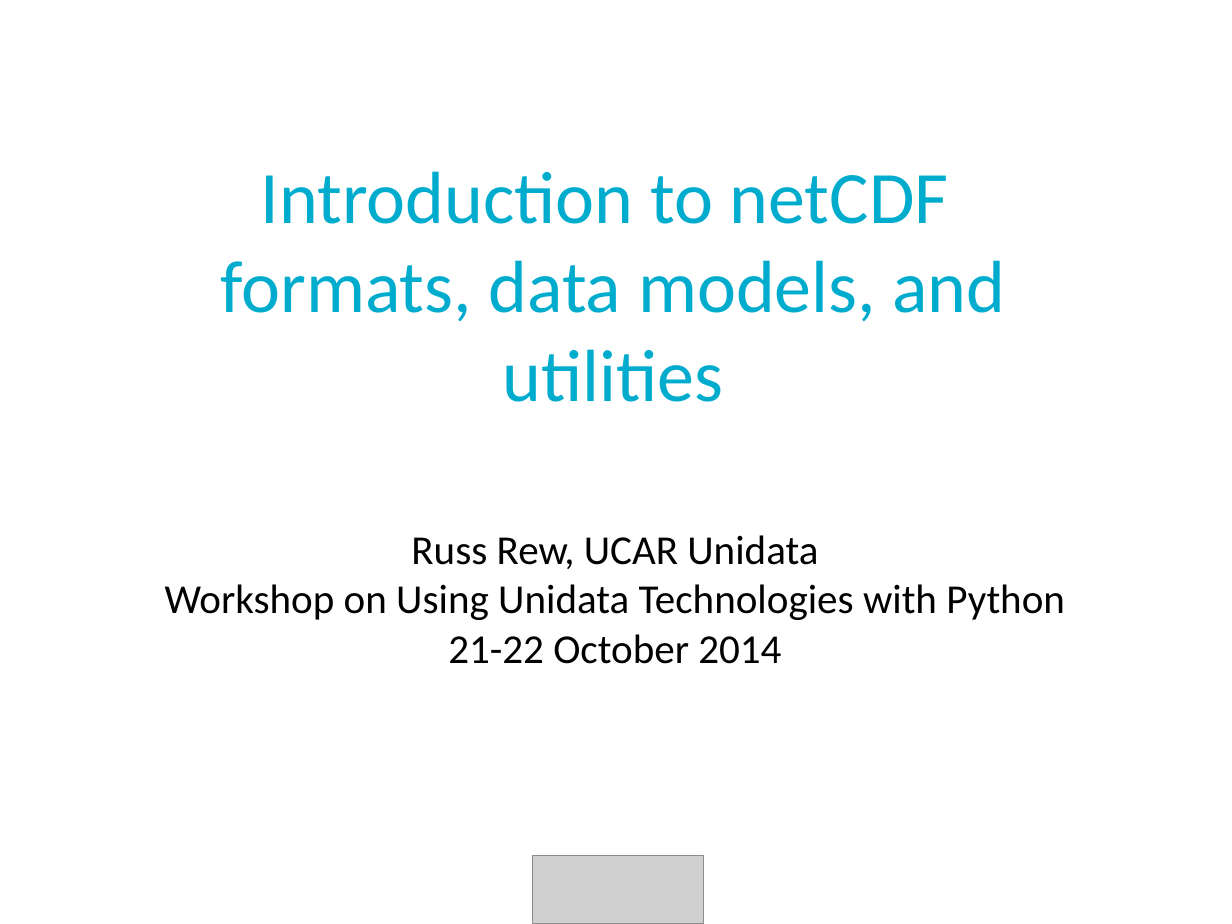
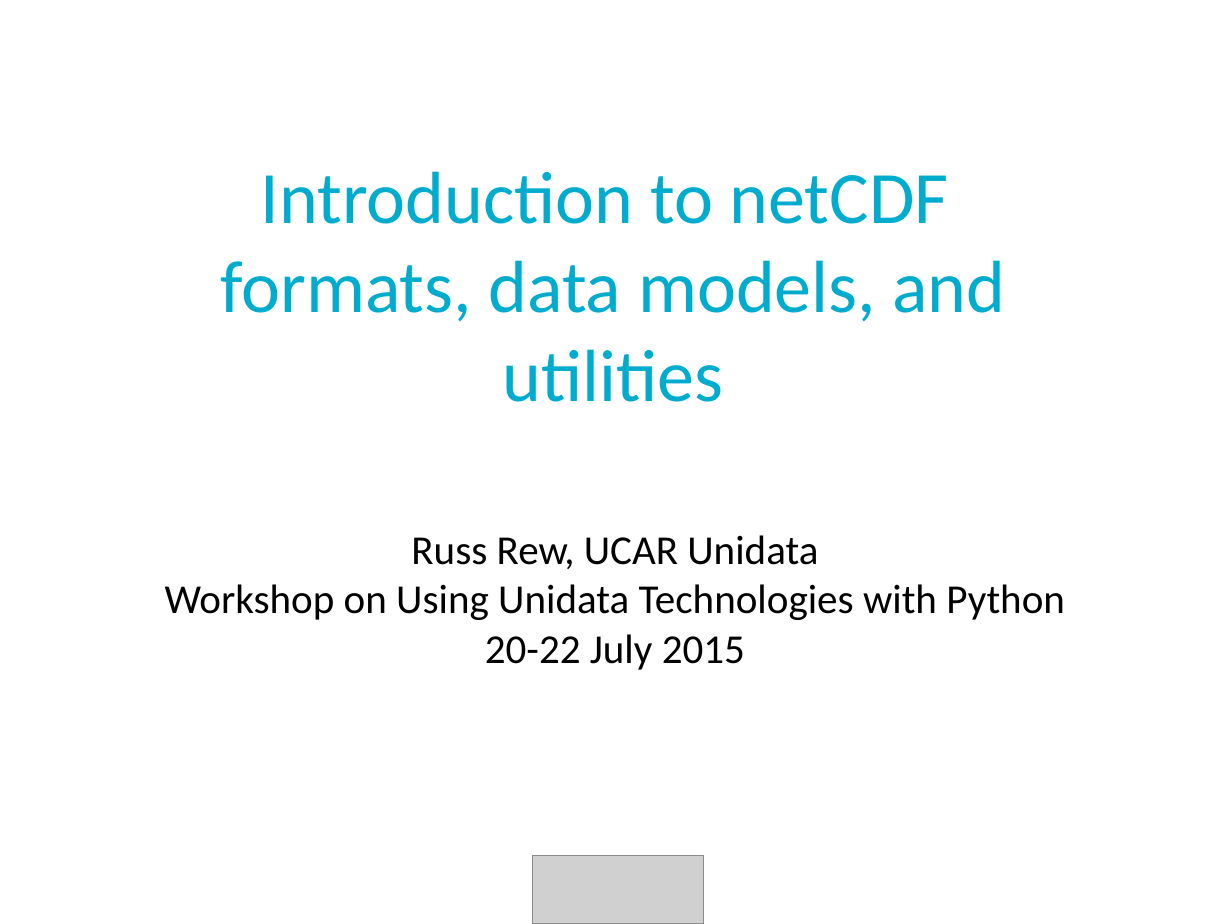
Before and after one commit to Unidata/python-workshop, a slide deck: slide 1 of presentations/netcdf-intro.pptx. Drawn at 1232x924 pixels with LibreOffice and Linux fonts; fonts in the diff are those of the drawing; grey boxes stand for pictures; background and template pictures are left out. Boxes give left, top, right and bottom in pixels: in the first picture for what was removed or moved away, otherwise in the second. Text is boxed around its words. In the diff, an @@ line names an element or a change of style, - is before the commit and + after.

Commit message:
More updates to netCDF-Intro presentation

```diff
--- a/presentations/netcdf-intro.pptx
+++ b/presentations/netcdf-intro.pptx
@@ text at (x1=485, y1=634, x2=745, y2=670): text changed @@
-21-22 October 2014
+20-22 July 2015
```
Also in this commit, not shown: 16 other slides changed, 1 other file.
